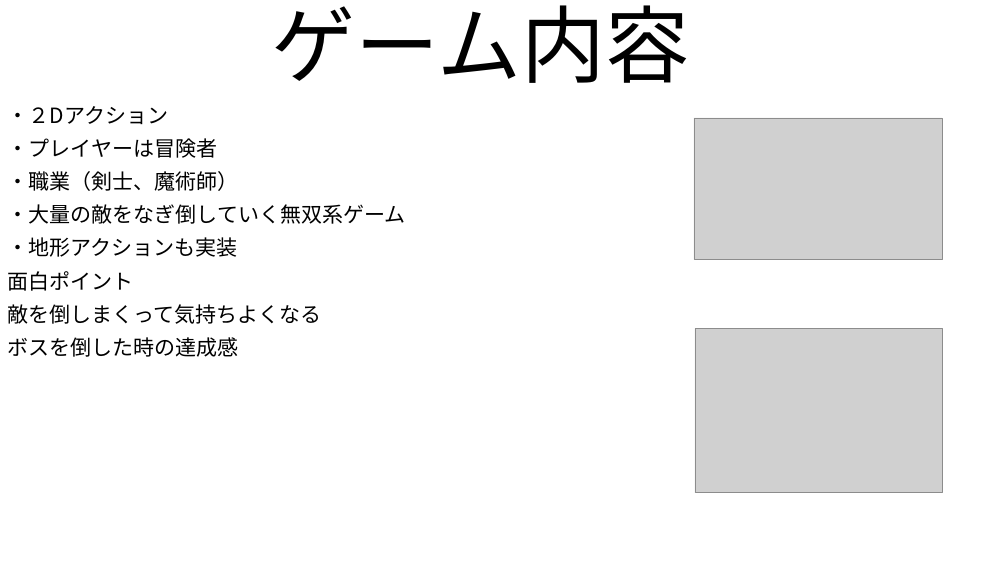
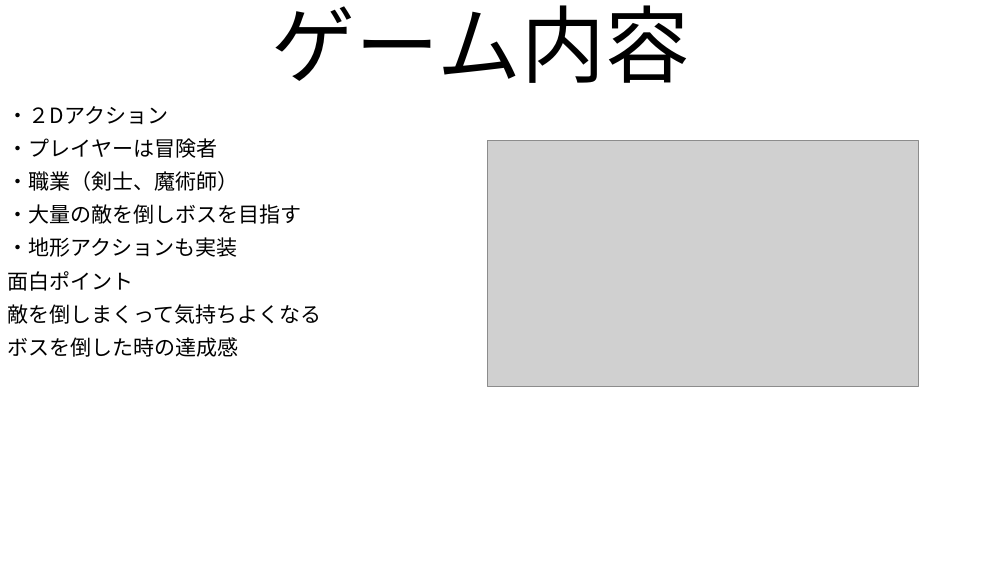
Before and after one commit to FunasakoYuga/TeamCreate1_1, a slide deck: slide 3 of チーム制作企画書.pptx (slide 4 before the commit). Drawn at 1008x567 pixels with LibreOffice and Linux fonts; fonts in the diff are those of the drawing; grey boxes stand for pictures. Boxes give left, top, right and bottom in pixels: in the first picture for what was removed or moved away, otherwise in the second. Text is boxed around its words. In the diff, an @@ line names an element or a change of style, - is before the commit and + after.

```diff
--- a/チーム制作企画書.pptx
+++ b/チーム制作企画書.pptx
@@ picture resized from (x1=694, y1=118, x2=942, y2=260) to (x1=487, y1=140, x2=918, y2=386) @@
@@ text at (x1=8, y1=204, x2=302, y2=224): text changed @@
-・大量の敵をなぎ倒していく無双系ゲーム
+・大量の敵を倒しボスを目指す
@@ picture removed at (x1=695, y1=329, x2=942, y2=493) @@
```
Also in this commit, not shown: 2 other slides changed, 1 slide removed.
